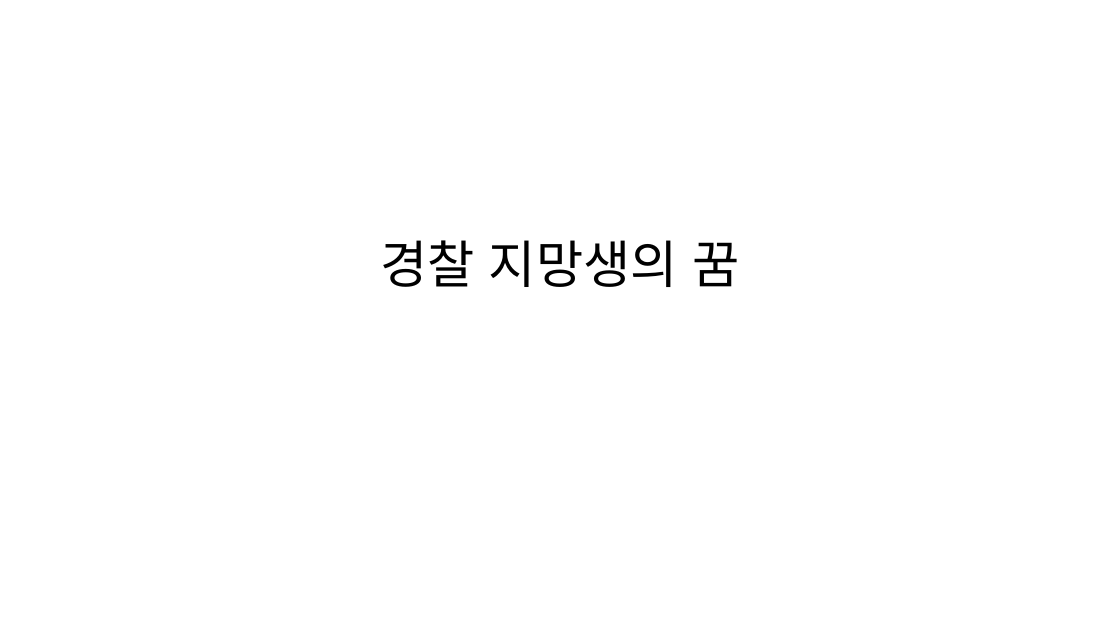
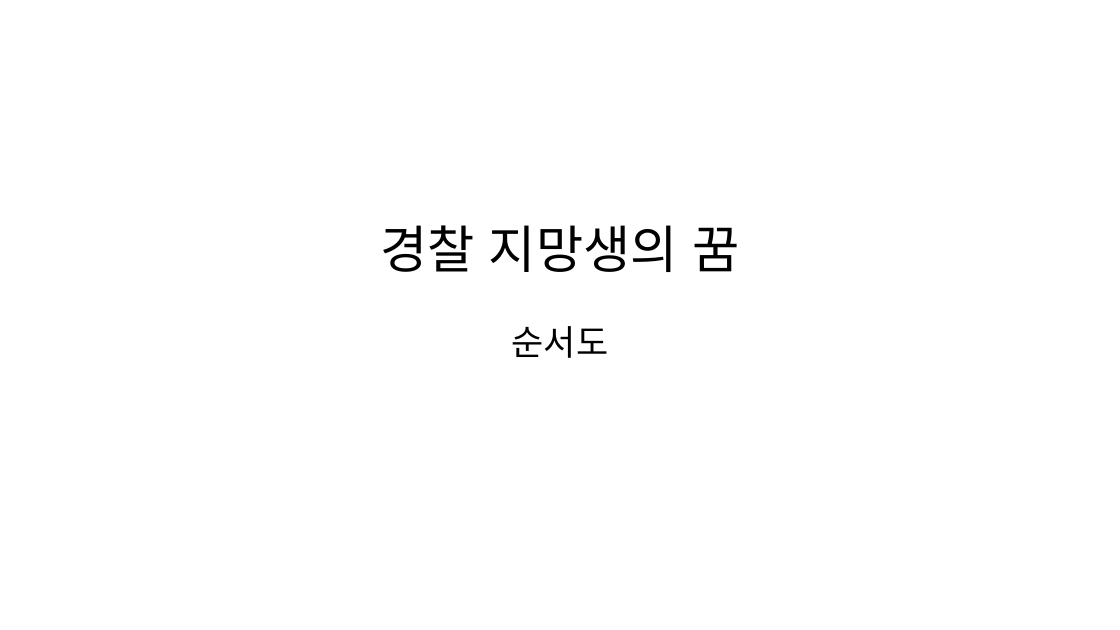
Before and after one commit to myoun/Criminal-Maker, a slide deck: slide 1 of 순서도.pptx. Drawn at 1120x630 pixels with LibreOffice and Linux fonts; fonts in the diff are those of the drawing. Boxes give left, top, right and bottom in pixels: in the first picture for what was removed or moved away, otherwise in the second. Text is boxed around its words. In the diff, an @@ line names an element or a change of style, - is before the commit and + after.

```diff
--- a/순서도.pptx
+++ b/순서도.pptx
@@ title at (x1=380, y1=225, x2=739, y2=358): text changed @@
-경찰 지망생의 꿈
+경찰 지망생의 꿈
+순서도
```
